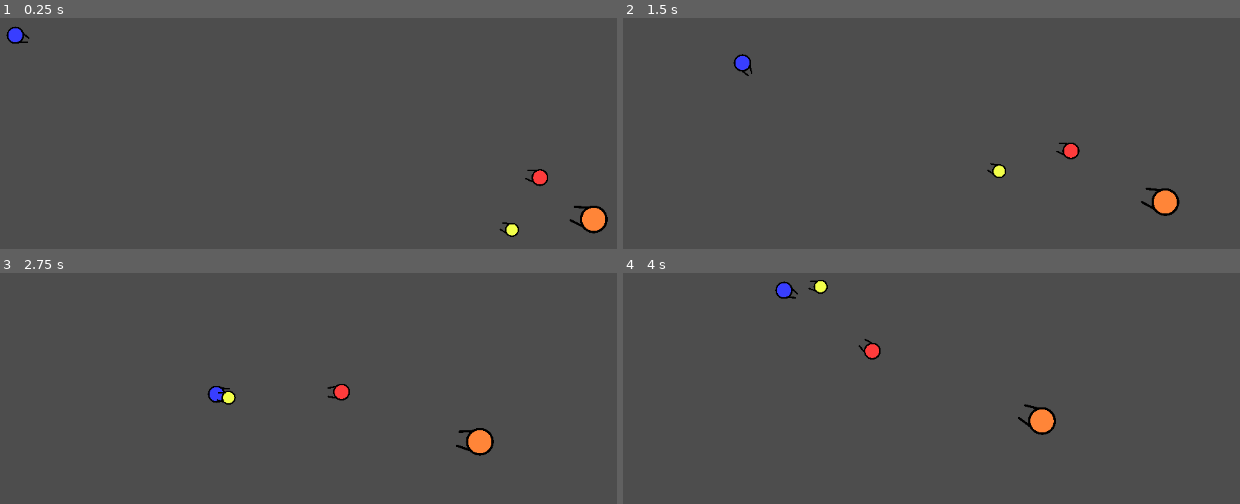
Above: before the commit, frames 1-4 (two rows, left to right).
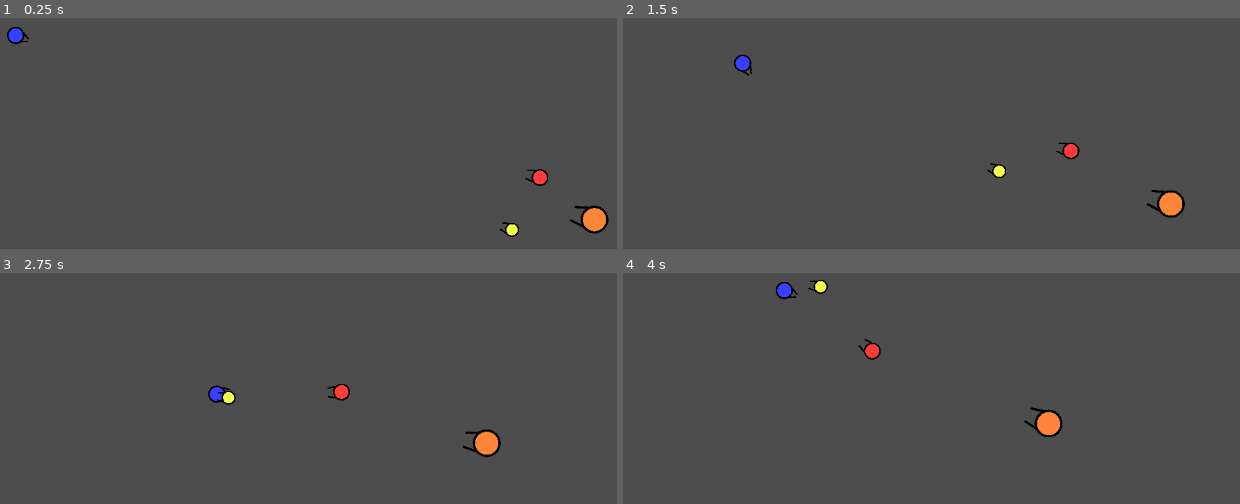
Above: after the commit, the same moments.

Repository: sammit52/UndeadSurvival
Game: Godot game, scene res://world.tscn
The game is run twice, just before and just after one commit, with the same random seed, the same clock (stepped at 60 frames per second) and the same inputs. This scene is started directly instead of the project's main scene.
Inputs (mouse positions are in pixels of both pictures, inside the frame that each line leads up to):
- Up to frame 1 (0.25 s): no input
- Up to frame 2 (1.5 s): move the mouse to (1165, 168) at 0.52 s; hold D (right) 0.53-1.28 s; move the mouse to (832, 212) at 1.27 s; hold S (down) from 1.28 s (still down)
- Up to frame 3 (2.75 s): move the mouse to (450, 346) at 2.02 s; release S (down) at 2.03 s; hold D (right) from 2.03 s (still down)
- Up to frame 4 (4 s): move the mouse to (outside the picture) at 2.77 s; release D (right) at 2.78 s; hold W (up) 2.78-3.53 s; move the mouse to (outside the picture) at 3.52 s; hold A (left) from 3.53 s (still down)

The runs differ from the first frame. In frame 1, 0.1% of the frame differs, in the area x 0-99%, y 3-94%; in frame 2, 0.4%; in frame 3, 0.5%; in frame 4, 0.5%, in the area x 24-72%, y 3-71%.

Commit message:
Added Variance To Zombie Movement And Guns

Diff:
--- a/Scenes/big_zombie.tscn
+++ b/Scenes/big_zombie.tscn
@@ -1,16 +1,21 @@
-[gd_scene load_steps=3 format=3 uid="uid://cftu444a6qg4r"]
+[gd_scene load_steps=4 format=3 uid="uid://cftu444a6qg4r"]
 
 [ext_resource type="Script" path="res://Code/zombie.gd" id="1_bwaej"]
 [ext_resource type="Texture2D" uid="uid://ctqvyi55yjy51" path="res://Assets/StrongZombie.png" id="2_gbp7v"]
 
+[sub_resource type="CircleShape2D" id="CircleShape2D_klngt"]
+radius = 17.1172
+
 [node name="Normal Zombie" type="CharacterBody2D" groups=["enemy"]]
 script = ExtResource("1_bwaej")
 speed = 75.0
-direction_smoothing = 0.04
-
-[node name="Timer" type="Timer" parent="."]
+direction_smoothing = 0.03
 
 [node name="StrongZombie" type="Sprite2D" parent="."]
 position = Vector2(6, -2.38419e-07)
 scale = Vector2(0.0555617, 0.0552084)
 texture = ExtResource("2_gbp7v")
+
+[node name="CollisionShape2D" type="CollisionShape2D" parent="."]
+shape = SubResource("CircleShape2D_klngt")
+disabled = true
--- a/Scenes/fast_zombie.tscn
+++ b/Scenes/fast_zombie.tscn
@@ -1,16 +1,21 @@
-[gd_scene load_steps=3 format=3 uid="uid://bhxnh6fth4dlo"]
+[gd_scene load_steps=4 format=3 uid="uid://bhxnh6fth4dlo"]
 
 [ext_resource type="Script" path="res://Code/zombie.gd" id="1_k5aw6"]
 [ext_resource type="Texture2D" uid="uid://de8bvfph18kkh" path="res://Assets/FastZombie.png" id="2_o77tx"]
+
+[sub_resource type="CircleShape2D" id="CircleShape2D_45q7o"]
+radius = 8.0
 
 [node name="Fast Zombie" type="CharacterBody2D" groups=["enemy"]]
 script = ExtResource("1_k5aw6")
 speed = 175.0
 direction_smoothing = 0.1
 
-[node name="Timer" type="Timer" parent="."]
-
 [node name="FastZombie" type="Sprite2D" parent="."]
 position = Vector2(3, 5.96046e-08)
 scale = Vector2(0.0518176, 0.0518176)
 texture = ExtResource("2_o77tx")
+
+[node name="CollisionShape2D" type="CollisionShape2D" parent="."]
+shape = SubResource("CircleShape2D_45q7o")
+disabled = true
--- a/Scenes/normal_zombie.tscn
+++ b/Scenes/normal_zombie.tscn
@@ -1,7 +1,9 @@
-[gd_scene load_steps=3 format=3 uid="uid://d2iceab2dvuph"]
+[gd_scene load_steps=4 format=3 uid="uid://d2iceab2dvuph"]
 
 [ext_resource type="Script" path="res://Code/zombie.gd" id="1_kfor4"]
 [ext_resource type="Texture2D" uid="uid://ci8ptklyjyafa" path="res://Assets/NormalZombie.png" id="2_ub52x"]
+
+[sub_resource type="CircleShape2D" id="CircleShape2D_emf0o"]
 
 [node name="Normal Zombie" type="CharacterBody2D" groups=["enemy"]]
 script = ExtResource("1_kfor4")
@@ -12,4 +14,6 @@
 scale = Vector2(0.0449148, 0.0449148)
 texture = ExtResource("2_ub52x")
 
-[node name="Timer" type="Timer" parent="."]
+[node name="CollisionShape2D" type="CollisionShape2D" parent="."]
+shape = SubResource("CircleShape2D_emf0o")
+disabled = true
--- a/project.godot
+++ b/project.godot
@@ -12,28 +12,28 @@
 
 config/name="Undead Survival"
 run/main_scene="res://Scenes/player.tscn"
-config/features=PackedStringArray("4.2", "Forward Plus")
+config/features=PackedStringArray("4.3", "Forward Plus")
 config/icon="res://icon.svg"
 
 [input]
 
 left={
 "deadzone": 0.5,
-"events": [Object(InputEventKey,"resource_local_to_scene":fa …(171 unchanged characters)… keycode":65,"key_label":0,"unicode":97,"echo":false,"script":null)
+"events": [Object(InputEventKey,"resource_local_to_scene":fa …(171 unchanged characters)… keycode":65,"key_label":0,"unicode":97,"location":0,"echo":false,"script":null)
 ]
 }
 right={
 "deadzone": 0.5,
-"events": [Object(InputEventKey,"resource_local_to_scene":fa …(172 unchanged characters)… eycode":68,"key_label":0,"unicode":100,"echo":false,"script":null)
+"events": [Object(InputEventKey,"resource_local_to_scene":fa …(172 unchanged characters)… eycode":68,"key_label":0,"unicode":100,"location":0,"echo":false,"script":null)
 ]
 }
 up={
 "deadzone": 0.5,
-"events": [Object(InputEventKey,"resource_local_to_scene":fa …(172 unchanged characters)… eycode":87,"key_label":0,"unicode":119,"echo":false,"script":null)
+"events": [Object(InputEventKey,"resource_local_to_scene":fa …(172 unchanged characters)… eycode":87,"key_label":0,"unicode":119,"location":0,"echo":false,"script":null)
 ]
 }
 down={
 "deadzone": 0.5,
-"events": [Object(InputEventKey,"resource_local_to_scene":fa …(172 unchanged characters)… eycode":83,"key_label":0,"unicode":115,"echo":false,"script":null)
+"events": [Object(InputEventKey,"resource_local_to_scene":fa …(172 unchanged characters)… eycode":83,"key_label":0,"unicode":115,"location":0,"echo":false,"script":null)
 ]
 }
Binary file added: Assets/Guns/gun1.png
Binary file added: Assets/Guns/gun2.png
Binary file added: Assets/Guns/gun3.png
Binary file added: Assets/Guns/gun4.png
Binary file added: Assets/Guns/gun5.png
Binary file added: Assets/Guns/gun6.png
Binary file added: Assets/Guns/gun7.png
Binary file added: Assets/Guns/gun8.png
Binary file added: Assets/Guns/gun9.png
Binary file added: Assets/Pistol.png
Not shown, added: Assets/Pistol.png.import
Binary file changed: Assets/Player.png
